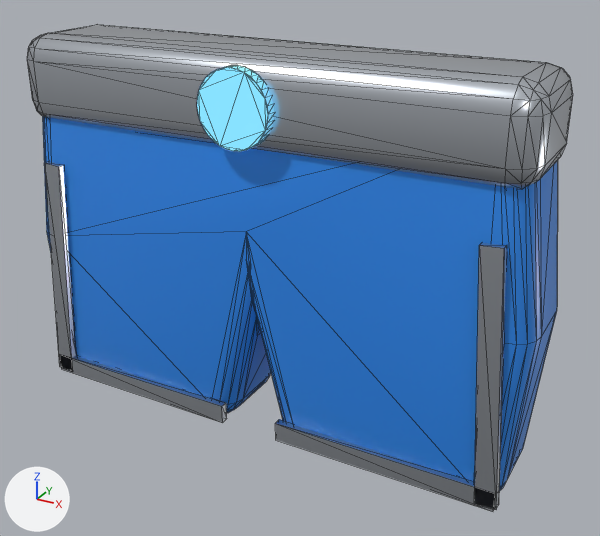
The glTF model public/models/shorts.glb, before and after one commit.
Both versions are drawn from a camera (50 mm lens) standing at (1.15, -1.926, 0.918) and looking at (0.081, 0.018, -0.054). The axes (+X, +Y, +Z) are drawn at lower left. The lights are the same throughout. The picture after the commit comes second. Mesh edges are drawn as thin lines. Vertices at exactly the same position are counted once.

The first picture shows 'shorts'.
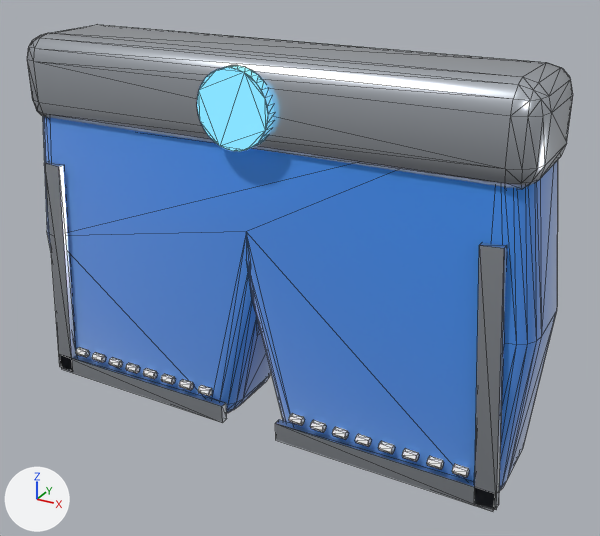
Boxes (x1, y1, x2, y2) around the edits, measured in the pictures (600 x 536 px):
'shorts', surface changed, reshaped: (27, 25, 573, 511) in both
part 1 of me_outline, added: after (198, 385, 212, 396)
part 2 of me_outline, added: after (179, 379, 193, 391)
part 3 of me_outline, added: after (161, 374, 175, 385)
part 4 of me_outline, added: after (143, 368, 157, 379)
part 5 of me_outline, added: after (125, 363, 139, 373)
part 6 of me_outline, added: after (109, 358, 122, 368)
part 7 of me_outline, added: after (92, 352, 105, 363)
part 8 of me_outline, added: after (76, 347, 89, 357)
part 9 of me_outline, added: after (289, 413, 304, 426)
part 10 of me_outline, added: after (310, 420, 326, 432)
part 11 of me_outline, added: after (332, 427, 348, 439)
part 12 of me_outline, added: after (355, 434, 371, 447)
part 13 of me_outline, added: after (378, 441, 395, 454)
part 14 of me_outline, added: after (402, 448, 419, 462)
part 15 of me_outline, added: after (427, 456, 443, 469)
part 16 of me_outline, added: after (452, 464, 469, 478)

Patch to the scene script:
```diff
--- a/public/models/shorts.glb.py
+++ b/public/models/shorts.glb.py
@@ mat_primary @@
 mat_primary.base_color = (0.0284, 0.262, 0.871)  # blue #2f8cf0
-mat_primary.roughness = 0.36
+mat_primary.roughness = 0.85
+mat_primary.sheen_weight = 1.0
@@ me_outline @@
-me_outline.from_pydata(...)  # 478 vertices, 928 faces; spans x -0.8..0.8, y -0.19..0.19, z -0.57..0.57
+me_outline.from_pydata(...)  # 670 vertices, 1248 faces; spans x -0.8..0.8, y -0.19..0.19, z -0.57..0.57
+# me_outline part 1: a new loose piece, a 6-sided cylinder along x spanning x -0.18..-0.141, y -0.159..-0.134, z -0.464..-0.442, in mat_light (white #f5f5f4)
+# me_outline part 2: a new loose piece, a 6-sided cylinder along x spanning x -0.251..-0.212, y -0.159..-0.134, z -0.464..-0.442, in mat_light (white #f5f5f4)
+# me_outline part 3: a new loose piece, a 6-sided cylinder along x spanning x -0.321..-0.282, y -0.159..-0.134, z -0.464..-0.442, in mat_light (white #f5f5f4)
+# me_outline part 4: a new loose piece, a 6-sided cylinder along x spanning x -0.392..-0.353, y -0.159..-0.134, z -0.464..-0.442, in mat_light (white #f5f5f4)
+# me_outline part 5: a new loose piece, a 6-sided cylinder along x spanning x -0.462..-0.424, y -0.159..-0.134, z -0.464..-0.442, in mat_light (white #f5f5f4)
+# me_outline part 6: a new loose piece, a 6-sided cylinder along x spanning x -0.533..-0.494, y -0.159..-0.134, z -0.464..-0.442, in mat_light (white #f5f5f4)
+# me_outline part 7: a new loose piece, a 6-sided cylinder along x spanning x -0.604..-0.565, y -0.159..-0.134, z -0.464..-0.442, in mat_light (white #f5f5f4)
+# me_outline part 8: a new loose piece, a 6-sided cylinder along x spanning x -0.674..-0.635, y -0.159..-0.134, z -0.464..-0.442, in mat_light (white #f5f5f4)
+# me_outline part 9: a new loose piece, a 6-sided cylinder along x spanning x 0.141..0.18, y -0.159..-0.134, z -0.464..-0.442, in mat_light (white #f5f5f4)
+# me_outline part 10: a new loose piece, a 6-sided cylinder along x spanning x 0.212..0.251, y -0.159..-0.134, z -0.464..-0.442, in mat_light (white #f5f5f4)
+# me_outline part 11: a new loose piece, a 6-sided cylinder along x spanning x 0.282..0.321, y -0.159..-0.134, z -0.464..-0.442, in mat_light (white #f5f5f4)
+# me_outline part 12: a new loose piece, a 6-sided cylinder along x spanning x 0.353..0.392, y -0.159..-0.134, z -0.464..-0.442, in mat_light (white #f5f5f4)
+# me_outline part 13: a new loose piece, a 6-sided cylinder along x spanning x 0.424..0.462, y -0.159..-0.134, z -0.464..-0.442, in mat_light (white #f5f5f4)
+# me_outline part 14: a new loose piece, a 6-sided cylinder along x spanning x 0.494..0.533, y -0.159..-0.134, z -0.464..-0.442, in mat_light (white #f5f5f4)
+# me_outline part 15: a new loose piece, a 6-sided cylinder along x spanning x 0.565..0.604, y -0.159..-0.134, z -0.464..-0.442, in mat_light (white #f5f5f4)
+# me_outline part 16: a new loose piece, a 6-sided cylinder along x spanning x 0.635..0.674, y -0.159..-0.134, z -0.464..-0.442, in mat_light (white #f5f5f4)
 me_outline.materials.append(mat_primary)
@@ me_outline @@
 me_outline.materials.append(mat_accent)
+me_outline.materials.append(mat_light)  # white #f5f5f4
```
